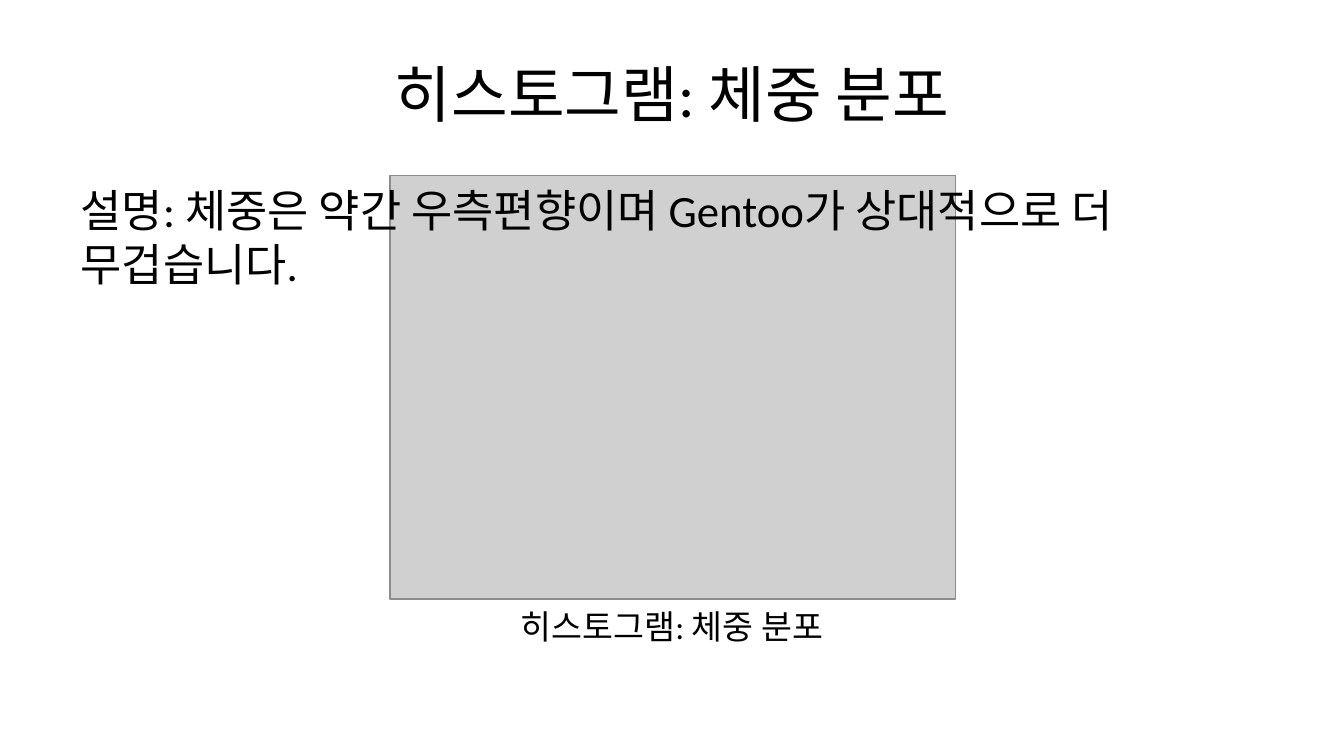
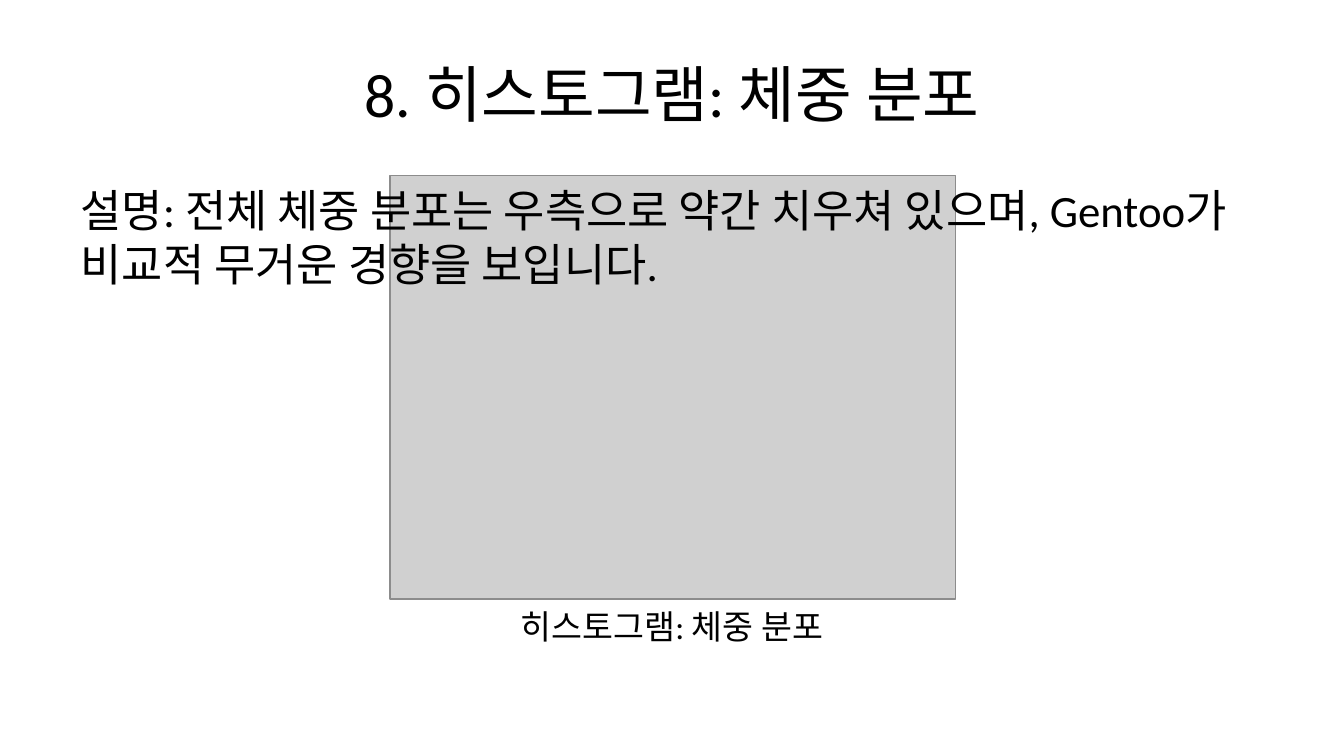
Before and after one commit to urbanrube/ICB_slide, a slide deck: slide 11 of output/slides.pptx. Drawn at 1344x756 pixels with LibreOffice and Linux fonts; fonts in the diff are those of the drawing; grey boxes stand for pictures. Boxes give left, top, right and bottom in pixels: in the first picture for what was removed or moved away, otherwise in the second. Text is boxed around its words. In the diff, an @@ line names an element or a change of style, - is before the commit and + after.

```diff
--- a/output/slides.pptx
+++ b/output/slides.pptx
@@ title at (365, 66, 979, 122): text changed @@
-히스토그램: 체중 분포
+8. 히스토그램: 체중 분포
@@ text at (81, 182, 1227, 293): text changed @@
-설명: 체중은 약간 우측편향이며 Gentoo가 상대적으로 더 무겁습니다.
+설명: 전체 체중 분포는 우측으로 약간 치우쳐 있으며, Gentoo가 비교적 무거운 경향을 보입니다.
```
Also in this commit, not shown: 22 other slides changed, 3 slides added.
